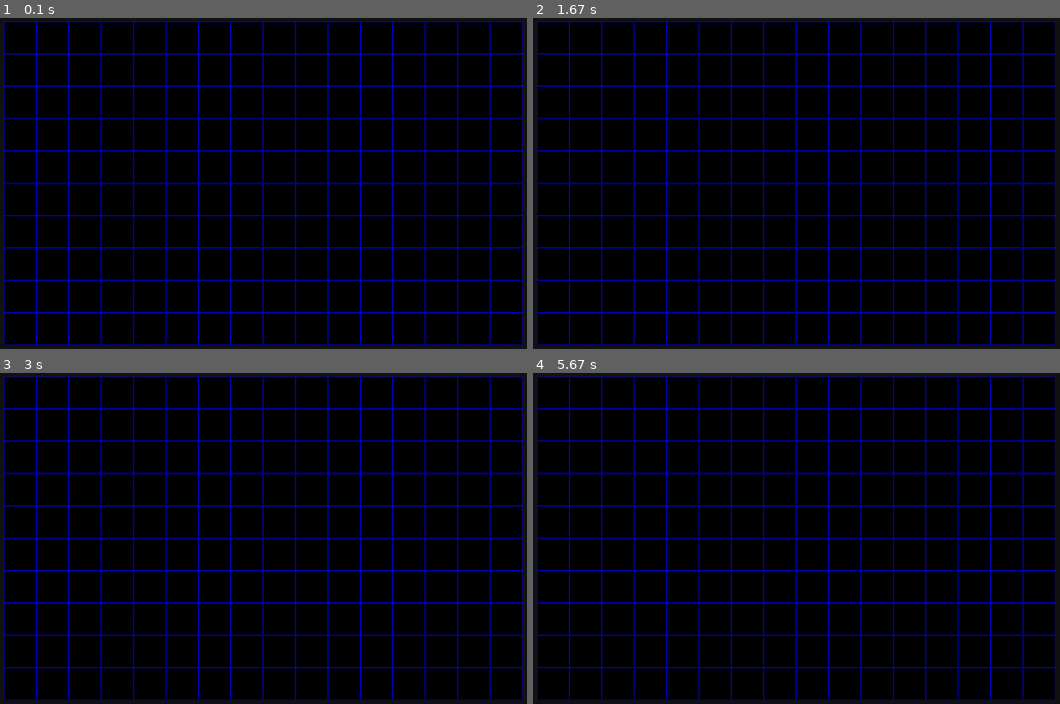
Above: before the commit, frames 1-4 (two rows, left to right).
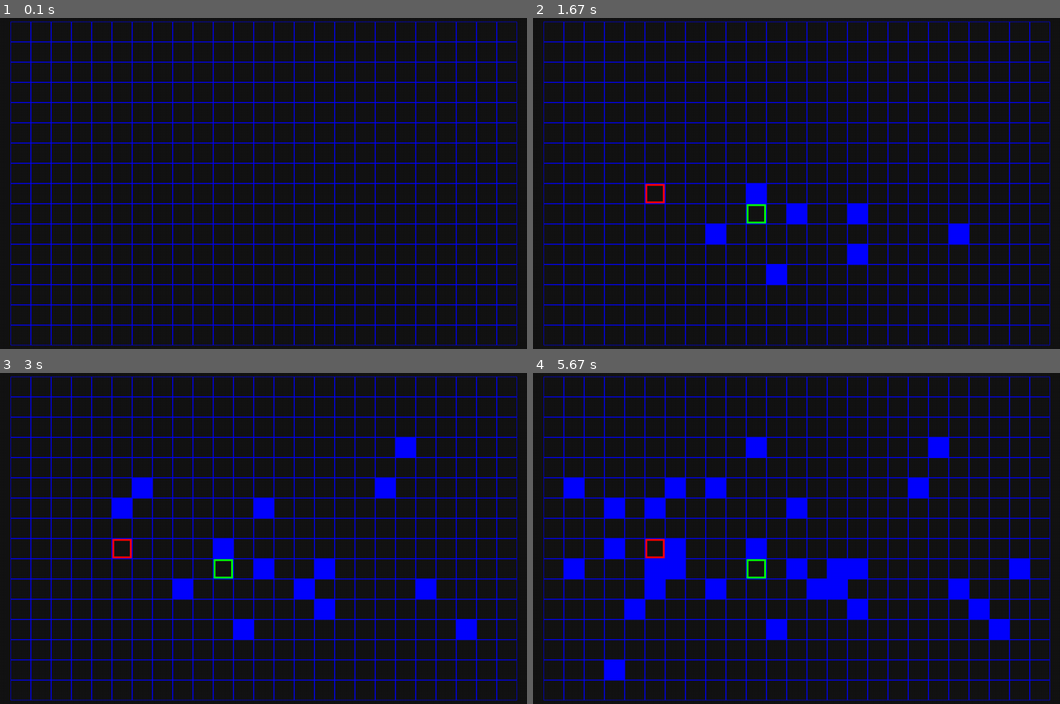
Above: after the commit, the same moments.

Repository: annguyen2k8/a-search-pygame
Game: pygame game, started from main.py
Same seed, same stepped clock (60 frames per second), same inputs: the game is played once before the commit and once after it.
Inputs (mouse positions are in pixels of both pictures, inside the frame that each line leads up to):
- Up to frame 1 (0.1 s): no input
- Up to frame 2 (1.67 s): press the mouse at (654, 186) at 0.37 s; move the mouse to (754, 219) at 0.47 s; release the mouse at (854, 256) at 0.6 s; press the mouse at (654, 186) at 0.7 s; move the mouse to (759, 200) at 0.8 s; release the mouse at (865, 213) at 0.93 s; press the mouse at (654, 186) at 1.03 s; move the mouse to (712, 226) at 1.13 s; release the mouse at (770, 269) at 1.27 s; press the mouse at (654, 186) at 1.37 s; move the mouse to (801, 209) at 1.47 s; release the mouse at (949, 236) at 1.6 s
- Up to frame 3 (3 s): press the mouse at (121, 541) at 1.7 s; move the mouse to (295, 584) at 1.8 s; release the mouse at (469, 624) at 1.93 s; press the mouse at (121, 541) at 2.03 s; move the mouse to (252, 512) at 2.13 s; release the mouse at (389, 478) at 2.27 s; press the mouse at (121, 541) at 2.37 s; move the mouse to (258, 498) at 2.47 s; release the mouse at (395, 455) at 2.6 s; press the mouse at (121, 541) at 2.7 s; move the mouse to (126, 512) at 2.8 s; release the mouse at (137, 478) at 2.93 s
- Up to frame 4 (5.67 s): press the mouse at (654, 541) at 3.03 s; move the mouse to (638, 601) at 3.13 s; release the mouse at (617, 660) at 3.27 s; press the mouse at (654, 541) at 3.37 s; move the mouse to (670, 551) at 3.47 s; release the mouse at (680, 564) at 3.6 s; press the mouse at (654, 541) at 3.7 s; move the mouse to (817, 578) at 3.8 s; release the mouse at (980, 617) at 3.93 s; press the mouse at (654, 541) at 4.03 s; move the mouse to (706, 488) at 4.13 s; release the mouse at (759, 439) at 4.27 s; press the mouse at (654, 541) at 4.37 s; move the mouse to (654, 568) at 4.47 s; release the mouse at (648, 594) at 4.6 s; press the mouse at (654, 541) at 4.7 s; move the mouse to (617, 512) at 4.8 s; release the mouse at (580, 478) at 4.93 s; press the mouse at (654, 541) at 5.03 s; move the mouse to (833, 558) at 5.13 s; release the mouse at (1012, 578) at 5.27 s; press the mouse at (654, 541) at 5.37 s; move the mouse to (617, 558) at 5.47 s; release the mouse at (580, 571) at 5.6 s

The runs differ from the first frame. In frame 1, 21% of the frame differs, in the area x 0-100%, y 0-100%; in frame 2, 22%; in frame 3, 23%; in frame 4, 26%.

Commit message:
Refactor: restructure Board & Cell, add start/goal handling and wall placement

Diff:
--- a/main.py
+++ b/main.py
@@ -15,6 +15,8 @@
 GREEN = (0, 255, 0)
 BLUE = (0, 0, 255)
 
+Point = Tuple[int, int]
+
 
 class CellType(Enum):
     EMPTY = 0
@@ -24,32 +26,51 @@
 class Cell:
     x: int
     y: int
-    cell_type: CellType
+
+    __cell_type: CellType
 
     def __init__(self, x: int, y: int, cell_type: CellType = CellType.EMPTY):
-        super().__init__()
-
         self.x = x
         self.y = y
-        self.cell_type = cell_type
+
+        self.__cell_type = cell_type
+
+    @property
+    def pos(self) -> Point:
+        return (self.x, self.y)
+
+    @property
+    def cell_type(self) -> CellType:
+        return self.__cell_type
+
+    def set_type(self, value: CellType):
+        self.__cell_type = value
 
 
 class Board:
     __width: int
     __height: int
 
-    __cells: List[Cell] = []
+    __cells: List[Cell]
+
+    __start_pos: Optional[Point]
+    __goal_pos: Optional[Point]
 
     def __init__(self, width: int, height: int):
         self.__width = width
         self.__height = height
 
+        self.__cells = []
+
+        self.__start_pos = None
+        self.__goal_pos = None
+
         for x in range(width):
             for y in range(height):
                 self.__cells.append(Cell(x, y))
 
     @property
-    def size(self) -> Tuple[int, int]:
+    def size(self) -> Point:
         return (self.width, self.height)
 
     @property
@@ -64,21 +85,50 @@
     def cells(self) -> List[Cell]:
         return self.__cells
 
-    def foreach_cell(self, func: Callable[[Cell], None]):
+    @property
+    def start_pos(self) -> Optional[Point]:
+        return self.__start_pos
+
+    @start_pos.setter
+    def start_point(self, value: Optional[Point]):
+        if value and self.goal_pos == value:
+            return
+
+        self.__start_pos = value
+
+    @property
+    def goal_pos(self) -> Optional[Point]:
+        return self.__goal_pos
+
+    @goal_pos.setter
+    def goal_pos(self, value: Optional[Point]):
+        if value and self.start_point == value:
+            return
+
+        self.__goal_pos = value
+
+    def foreach_cell(self, func: Callable[[Cell, CellType], None]):
         for cell in self.cells:
-            func(cell)
-
-    def is_inside(self, x: int, y: int) -> bool:
-        return 0 <= x < self.width and 0 <= y < self.height
-
-    def get_cell(self, x: int, y: int) -> Optional[Cell]:
+            func(cell, cell.cell_type)
+
+    def get_cell_at(self, pos: Point) -> Optional[Cell]:
+        x, y = pos
+
         for cell in self.cells:
             if cell.x == x and cell.y == y:
                 return cell
         return None
 
-
-def render_text(text, color=WHITE):
+    def set_cell_type_at(self, pos: Point, value: CellType):
+        if pos in (self.start_point, self.goal_pos):
+            return
+
+        cell = self.get_cell_at(pos)
+        if cell is not None:
+            cell.set_type(value)
+
+
+def render_text(text: str, color=WHITE):
     return FONT.render(text, True, color)
 
 
@@ -101,7 +151,7 @@
         self.clock = Clock()
         self.running = True
 
-        self.board = Board(16, 10)
+        self.board = Board(25, 16)
 
         pygame.display.set_icon(pygame.image.load("./assets/icon.png"))
         pygame.display.set_caption("A* Search Pygame")
@@ -125,13 +175,37 @@
 
             self.update()
 
+            self.screen.fill(BLACK)
+
             self.draw()
 
             pygame.display.update()
 
     def update(self):
         pygame.display.set_caption(f"Tile pos: {self.get_mouse_tile()}")
-        pass
+
+        mouse_clicked = pygame.mouse.get_pressed()
+        mouse_tile = self.get_mouse_tile()
+
+        if mouse_clicked[0] and mouse_tile:
+            if not self.board.start_point:
+                self.board.start_point = mouse_tile
+
+            elif not self.board.goal_pos:
+                self.board.goal_pos = mouse_tile
+
+            else:
+                self.board.set_cell_type_at(mouse_tile, CellType.WALL)
+
+        if mouse_clicked[2] and mouse_tile:
+            if mouse_tile == self.board.start_point:
+                self.board.start_point = None
+
+            elif mouse_tile == self.board.goal_pos:
+                self.board.goal_pos = None
+
+            else:
+                self.board.set_cell_type_at(mouse_tile, CellType.EMPTY)
 
     def update_render(self):
         viewport = self.screen_rect
@@ -157,7 +231,7 @@
 
         self.board_surface = Surface((self.board_rect.width, self.board_rect.height))
 
-    def get_mouse_tile(self) -> Optional[Tuple[int, int]]:
+    def get_mouse_tile(self) -> Optional[Point]:
         mouse_pos = Vector2(pygame.mouse.get_pos())
 
         if not self.board_rect.collidepoint(mouse_pos):
@@ -170,7 +244,9 @@
             int(local_pos.y / self.tile_size),
         )
 
-    def rect_tile_at(self, x: int, y: int) -> Rect:
+    def rect_tile_at(self, pos: Point) -> Rect:
+        x, y = pos
+
         return Rect(
             self.tile_size * x,
             self.tile_size * y,
@@ -179,14 +255,30 @@
         )
 
     def draw(self):
-        self.screen.fill(BLACK)
-
-        def draw_cell(cell: Cell):
+        self.board_surface.fill(BLACK)
+
+        def draw_cell(cell: Cell, cell_type: CellType):
+            width = 1
+
+            if cell_type == CellType.WALL:
+                width = 0
+
             pygame.draw.rect(
                 self.board_surface,
                 BLUE,
-                self.rect_tile_at(cell.x, cell.y),
-                1,
+                self.rect_tile_at(cell.pos),
+                width,
+            )
+
+        if self.board.start_pos:
+            pygame.draw.rect(
+                self.board_surface, RED, self.rect_tile_at(self.board.start_pos), 5
+            )
+
+        if self.board.goal_pos:
+            x, y = self.board.goal_pos
+            pygame.draw.rect(
+                self.board_surface, GREEN, self.rect_tile_at(self.board.goal_pos), 5
             )
 
         self.board.foreach_cell(draw_cell)
